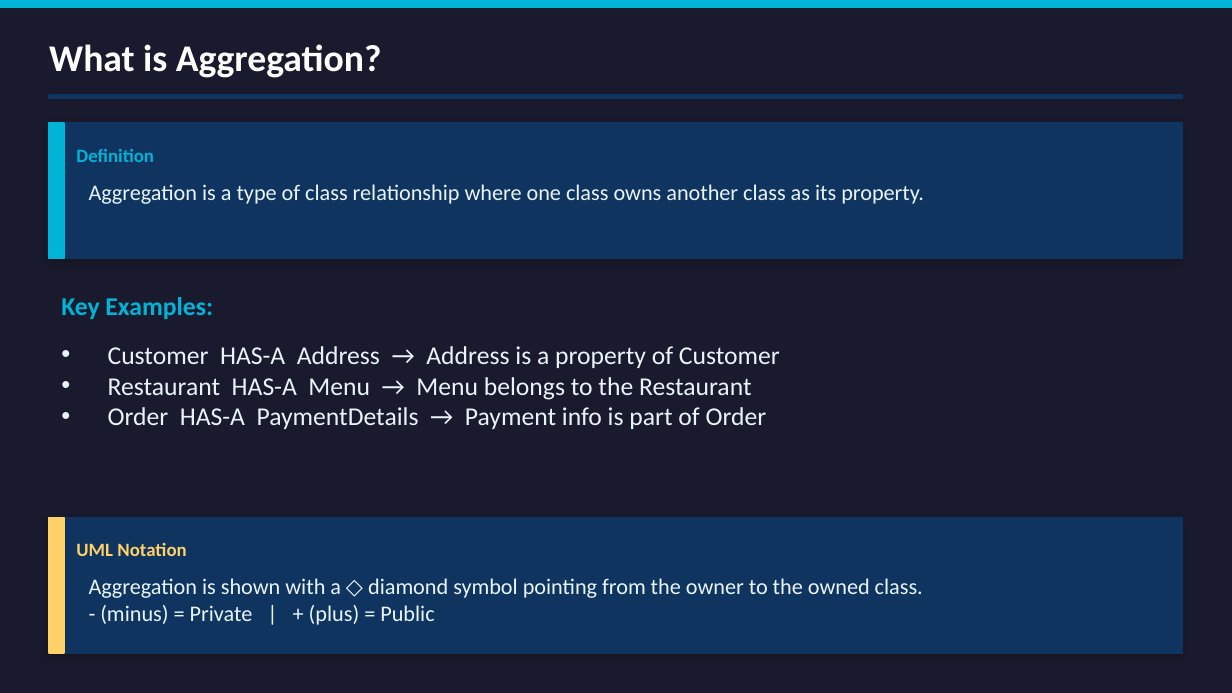
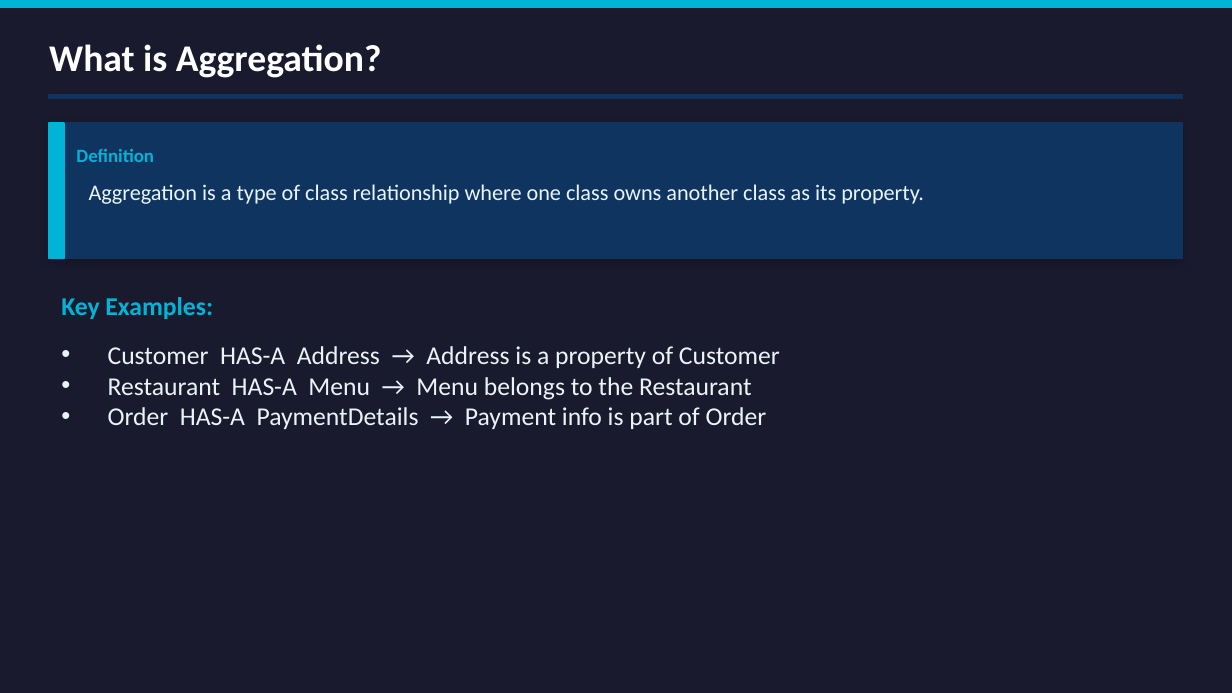
Before and after one commit to Prashant6306/Python_Topics, a slide deck: slide 4 of 14.class_and_objects/OOP_Part3_PPT1.pptx. Drawn at 1232x693 pixels with LibreOffice and Linux fonts; fonts in the diff are those of the drawing. Boxes give left, top, right and bottom in pixels: in the first picture for what was removed or moved away, otherwise in the second. Text is boxed around its words. In the diff, an @@ line names an element or a change of style, - is before the commit and + after.

Commit message:
inheritance and aggregation

```diff
--- a/14.class_and_objects/OOP_Part3_PPT1.pptx
+++ b/14.class_and_objects/OOP_Part3_PPT1.pptx
@@ rectangle removed at box(49, 517, 1183, 653) @@
@@ rectangle removed at box(49, 517, 64, 653) @@
@@ text removed at box(76, 543, 186, 556) @@
-UML Notation
@@ text removed at box(89, 578, 923, 625) @@
-Aggregation is shown with a ◇ diamond symbol pointing from the owner to the owned class.
-- (minus) = Private | + (plus) = Public
```
Also in this commit, not shown: 2 other slides changed, 1 slide removed, 3 other files.
